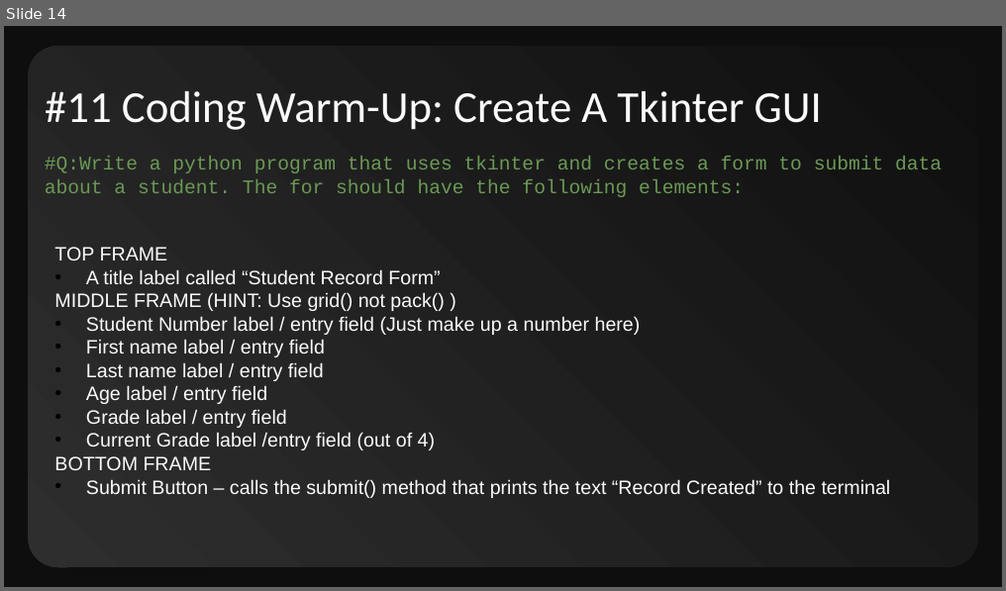
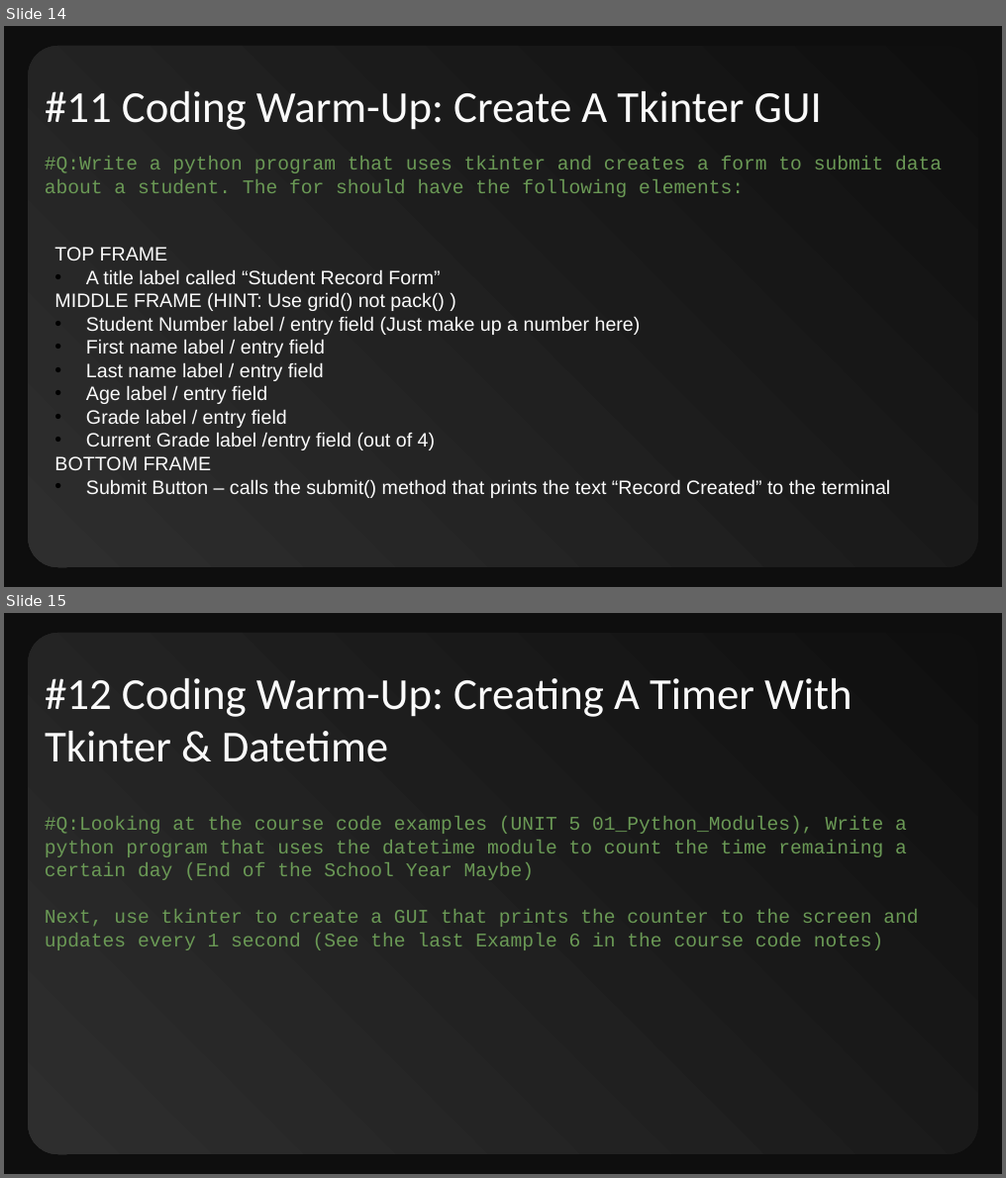
Before and after one commit to CompSci-110-LHHS/cs110classmain, a slide deck: 002_Course_Exercises/01_Warmup_Exercises/01_CS110_Warmup_Exercises.pptx. Shown one above the other, each under a label of ours: slide 14 before the commit, slides 14 and 15 after it. The pictures are 1006x591 and 1006x1178 pixels, drawn with LibreOffice and Linux fonts; fonts in the diff are those of the drawing. Boxes give left, top, right and bottom in pixels: in the first picture for what was removed or moved away, otherwise in the second. Text is boxed around its words. In the diff, an @@ line names an element or a change of style, - is before the commit and + after.

Commit message:
Added New warmup tkinter counter excercise

```diff
--- a/002_Course_Exercises/01_Warmup_Exercises/01_CS110_Warmup_Exercises.pptx
+++ b/002_Course_Exercises/01_Warmup_Exercises/01_CS110_Warmup_Exercises.pptx
@@ slide 15 added at (4,613,1002,1174), background #0E0E0E; not listed: 1 template element that a slide beside it also shows @@
@@ title added at (45,678,852,762), 32 pt, text #FAFAFA @@
+#12 Coding Warm-Up: Creating A Timer With Tkinter & Datetime
@@ text added at (45,816,918,951), 14 pt, text #6A9955 @@
+#Q:Looking at the course code examples (UNIT 5 01_Python_Modules), Write a python program that uses the datetime module to count the time remaining a certain day (End of the School Year Maybe)
+Next, use tkinter to create a GUI that prints the counter to the screen and updates every 1 second (See the last Example 6 in the course code notes)
```
